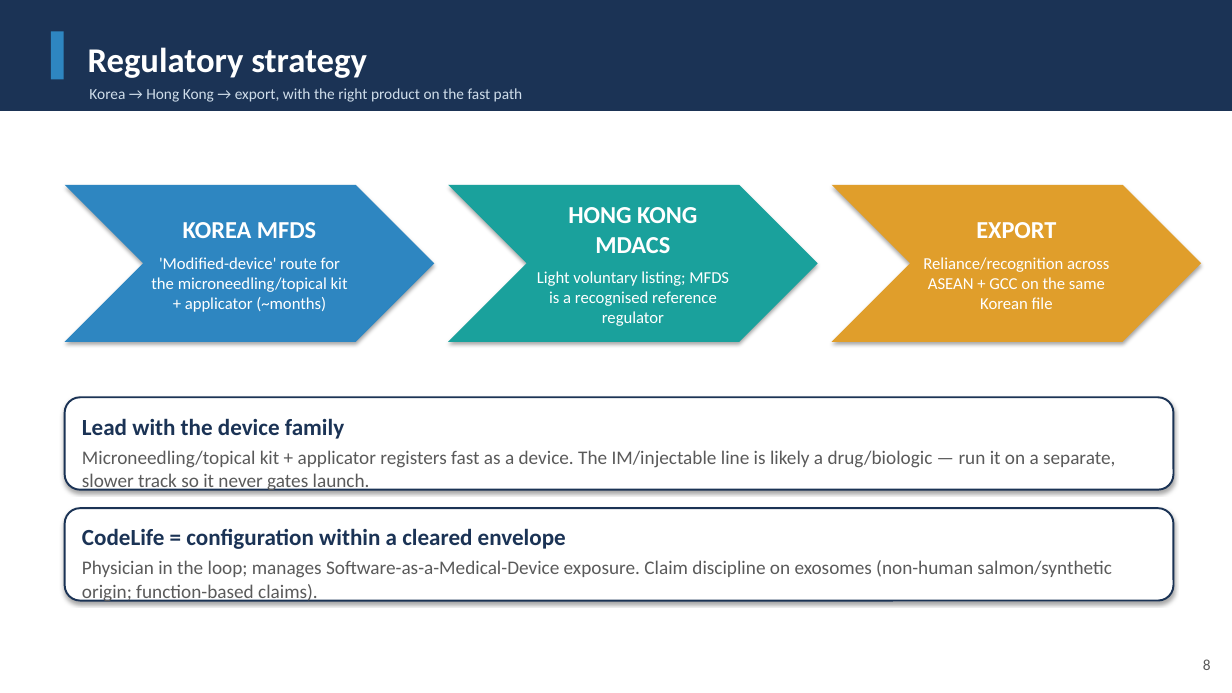
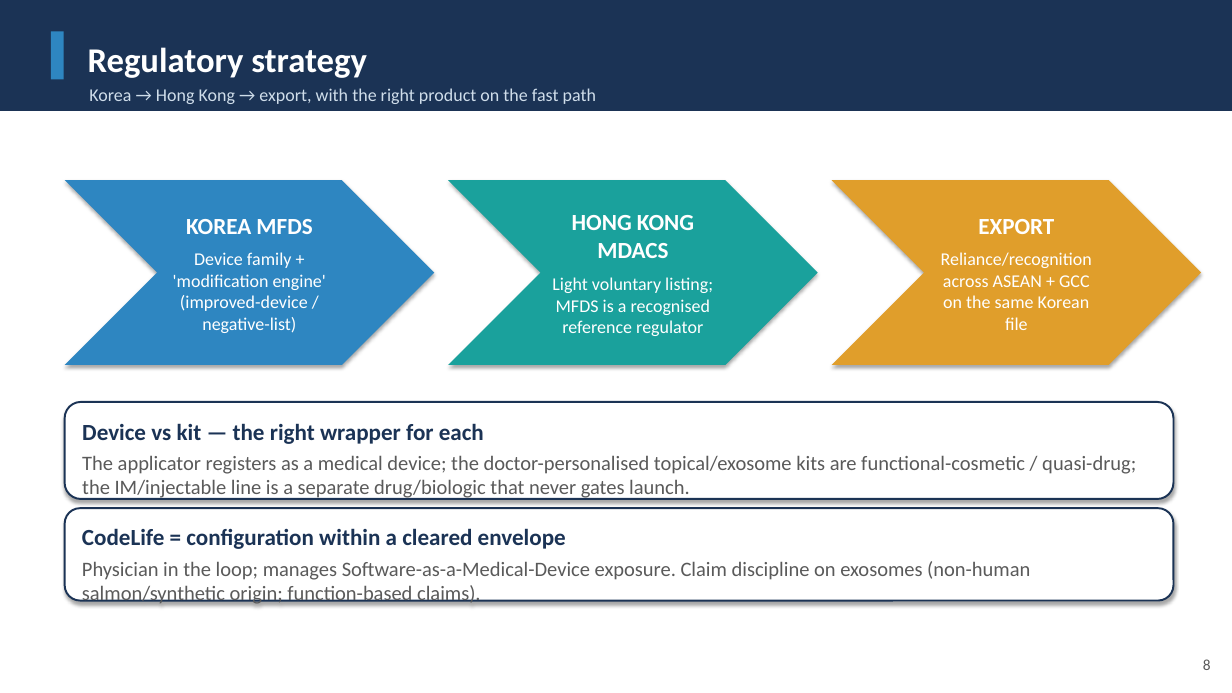
Before and after one commit to leicatam/gamification, a slide deck: slide 8 of synexo/Synapep_Investor_Deck.pptx. Drawn at 1232x693 pixels with LibreOffice and Linux fonts; fonts in the diff are those of the drawing. Boxes give left, top, right and bottom in pixels: in the first picture for what was removed or moved away, otherwise in the second. Text is boxed around its words. In the diff, an @@ line names an element or a change of style, - is before the commit and + after.

```diff
--- a/synexo/Synapep_Investor_Deck.pptx
+++ b/synexo/Synapep_Investor_Deck.pptx
@@ text "Korea → Hong Kong → ..." at box(89, 88, 596, 104): size 12 to 14 pt @@
@@ chevron "KOREA MFDS": place and size @@
-chevron "KOREA MFDS" at box(65, 185, 434, 342)
+chevron "KOREA MFDS" at box(65, 180, 434, 365)
@@ chevron "HONG KONG MDACS": place and size @@
-chevron "HONG KONG MDACS" at box(448, 185, 818, 342)
+chevron "HONG KONG MDACS" at box(448, 180, 818, 365)
@@ chevron "HONG KONG MDACS" at box(448, 180, 818, 365): size 19 to 18 pt in "HONG KONG MDACS"; size 13 to 14 pt in "Light voluntary listing; MFDS is a recognised ..." @@
@@ chevron "EXPORT": place and size @@
-chevron "EXPORT" at box(832, 185, 1202, 342)
+chevron "EXPORT" at box(832, 180, 1202, 365)
@@ chevron "EXPORT" at box(832, 180, 1202, 365): size 19 to 18 pt in "EXPORT"; size 13 to 14 pt @@
@@ text in chevron at box(186, 219, 312, 234): size 19 to 18 pt in "KOREA MFDS" @@
@@ text in chevron at box(173, 252, 326, 333): text changed; size 13 to 14 pt @@
-'Modified-device' route for the microneedling/topical kit + applicator (~months)
+Device family + 'modification engine' (improved-device / negative-list)
@@ rounded rectangle "Device vs kit — the ...": place and size @@
-rounded rectangle "Device vs kit — the ..." at box(65, 397, 1174, 490)
+rounded rectangle "Device vs kit — the ..." at box(65, 402, 1174, 499)
@@ text in rounded rectangle at box(82, 423, 1136, 500): text changed; size 15 to 16 pt @@
-Lead with the device family
-Microneedling/topical kit + applicator registers fast as a device. The IM/injectable line is likely a drug/biologic — run it on a separate, slower track so it never gates launch.
+Device vs kit — the right wrapper for each
+The applicator registers as a medical device; the doctor-personalised topical/exosome kits are functional-cosmetic / quasi-drug; the IM/injectable line is a separate drug/biologic that never gates launch.
@@ text in rounded rectangle at box(82, 561, 1030, 605): size 15 to 16 pt in "Physician in the loop; manages Software-as-a-Medical-Device  ..." @@
```
Also in this commit, not shown: 15 other slides changed, 1 other file.
